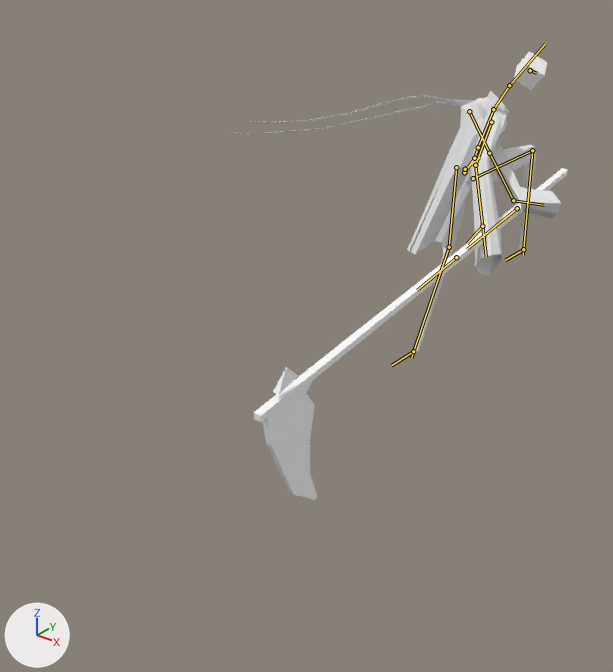
One commit to the Blender file Reference/Models/Character/Reaper_02_Animation_07_WallJump.blend: the scene before it, then after it.
Rendered twice from a camera (50 mm lens) standing at (8.25, -12.66, 8.67) and looking at (-0.36, -1.89, 2.0). The axes (+X, +Y, +Z) are drawn at lower left. The lights are the same throughout. Both versions are drawn at frame 0 of the action 'WhiteObilvion_WallRun'; the numbers are the values there. The bones that bend it are drawn over the model as lines.
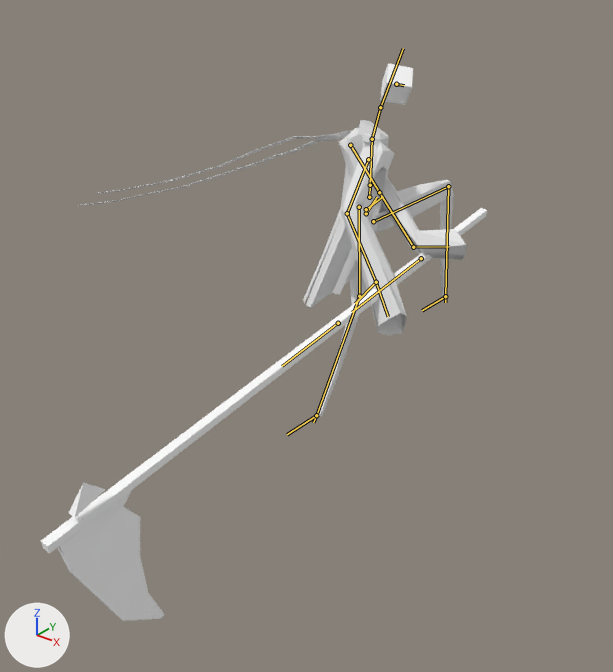
Boxes (x1, y1, x2, y2) around the edits, measured in the pictures (613 x 672 px):
'Cube.008', posed (42% wider, 24% taller)
    before: (254, 168, 568, 500)
    after: (41, 208, 487, 621)
'Cube.005', posed (16% taller)
    before: (407, 97, 561, 276)
    after: (303, 128, 466, 336)
'Cube', posed (12% wider, 14% taller)
    before: (415, 91, 536, 352)
    after: (318, 120, 454, 417)
'Plane', posed (13% wider, 88% taller)
    before: (229, 95, 473, 135)
    after: (77, 130, 352, 206)
'Cube.001', posed (7% taller)
    before: (514, 51, 547, 90)
    after: (381, 63, 413, 105)
'Cube.004', posed
    before: (490, 100, 499, 108)
    after: (362, 133, 371, 142)
bone 'calf.l', root to tip
    before: (449, 247) to (413, 351)
    after: (359, 296) to (316, 415)
bone 'footSwash.l', root to tip
    before: (413, 351) to (411, 358)
    after: (316, 415) to (313, 422)
bone 'abdomen', root to tip
    before: (474, 158) to (478, 147)
    after: (369, 197) to (370, 185)
bone 'chest', root to tip
    before: (478, 147) to (493, 109)
    after: (370, 185) to (372, 139)
bone 'hand.r', root to tip
    before: (482, 226) to (486, 256)
    after: (376, 282) to (388, 316)

Diff of the bpy script that builds the scene:
```diff
--- a/Reference/Models/Character/Reaper_02_Animation_07_WallJump.blend.py
+++ b/Reference/Models/Character/Reaper_02_Animation_07_WallJump.blend.py
@@ bone_root @@
 bone_root = bpy.data.objects['Armature'].pose.bones['root']
-bone_root.location = (0.0, 0.0, 0.0)
+bone_root.location = (0.0, -3.55, 0.0)
@@ bone_calf_l @@
 bone_calf_l = bpy.data.objects['Armature'].pose.bones['calf.l']  # child of 'thigh.l'
-bone_calf_l.rotation_quaternion = (1.0, 0.0, 0.0, 0.0)  # degrees (0, 0, 0)
+bone_calf_l.rotation_quaternion = (0.985, -0.174, -0.002, 0.017)  # degrees (-20, 0, 2)
@@ bone_footswash_l @@
 bone_footswash_l = bpy.data.objects['Armature'].pose.bones['footSwash.l']  # child of 'calf.l'
-bone_footswash_l.rotation_quaternion = (1.0, 0.0, 0.0, 0.0)  # degrees (0, 0, 0)
+bone_footswash_l.rotation_quaternion = (0.99, -0.102, 0.02, 0.0)  # degrees (-12, 2, 0)
@@ bone_abdomen @@
 bone_abdomen = bpy.data.objects['Armature'].pose.bones['abdomen']  # child of 'hip'
-bone_abdomen.location = (0.0, 0.0, 0.0)
-bone_abdomen.rotation_quaternion = (1.0, 0.0, 0.0, 0.0)  # degrees (0, 0, 0)
+bone_abdomen.location = (0.0, -0.03, 0.13)
+bone_abdomen.rotation_quaternion = (0.993, 0.123, 0.0, 0.003)  # degrees (14, 0, 0)
@@ bone_chest @@
 bone_chest = bpy.data.objects['Armature'].pose.bones['chest']  # child of 'abdomen'
-bone_chest.rotation_quaternion = (1.0, 0.0, 0.0, 0.0)  # degrees (0, 0, 0)
+bone_chest.rotation_quaternion = (0.998, 0.041, 0.0, 0.0)  # degrees (5, 0, 0)
@@ bone_hand_r @@
 bone_hand_r = bpy.data.objects['Armature'].pose.bones['hand.r']  # child of 'arm_middle.r'
-bone_hand_r.rotation_quaternion = (1.0, 0.0, 0.0, 0.0)  # degrees (0, 0, 0)
+bone_hand_r.rotation_quaternion = (0.999, -0.034, -0.005, 0.007)  # degrees (-4, -1, 1)
@@ bone_arm_pole_l_001 @@
 bone_arm_pole_l_001 = bpy.data.objects['Armature'].pose.bones['arm_pole.l.001']  # child of 'hip'
-bone_arm_pole_l_001.location = (0.0, 0.0, 0.0)
+bone_arm_pole_l_001.location = (0.03, -1.45, -0.45)
```
